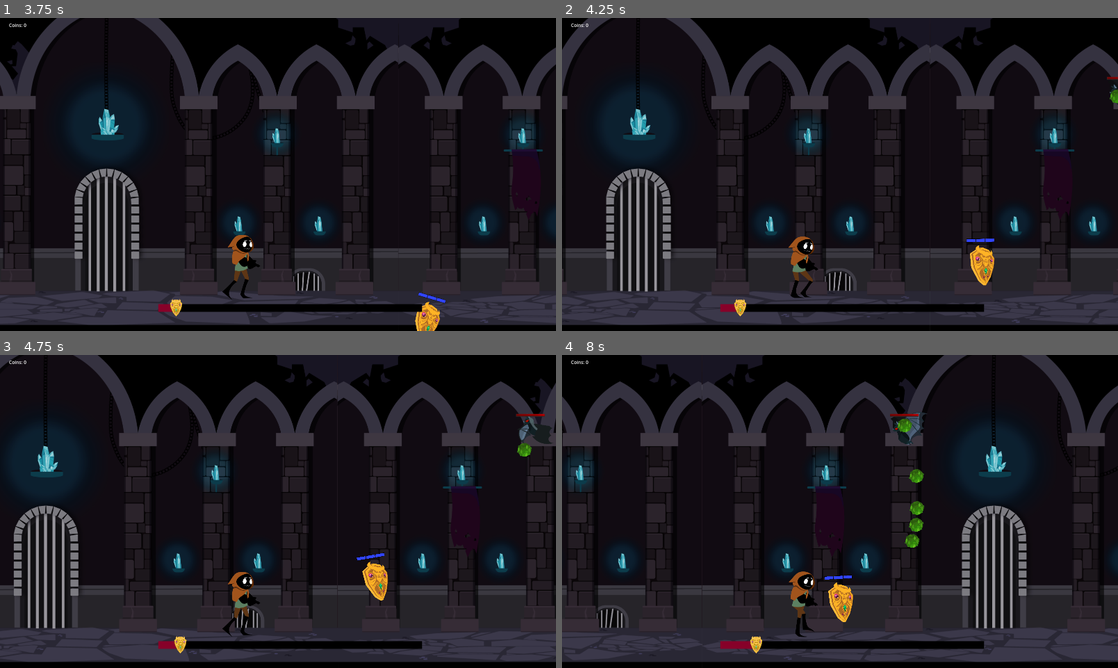
Above: before the commit, frames 1-4 (two rows, left to right).
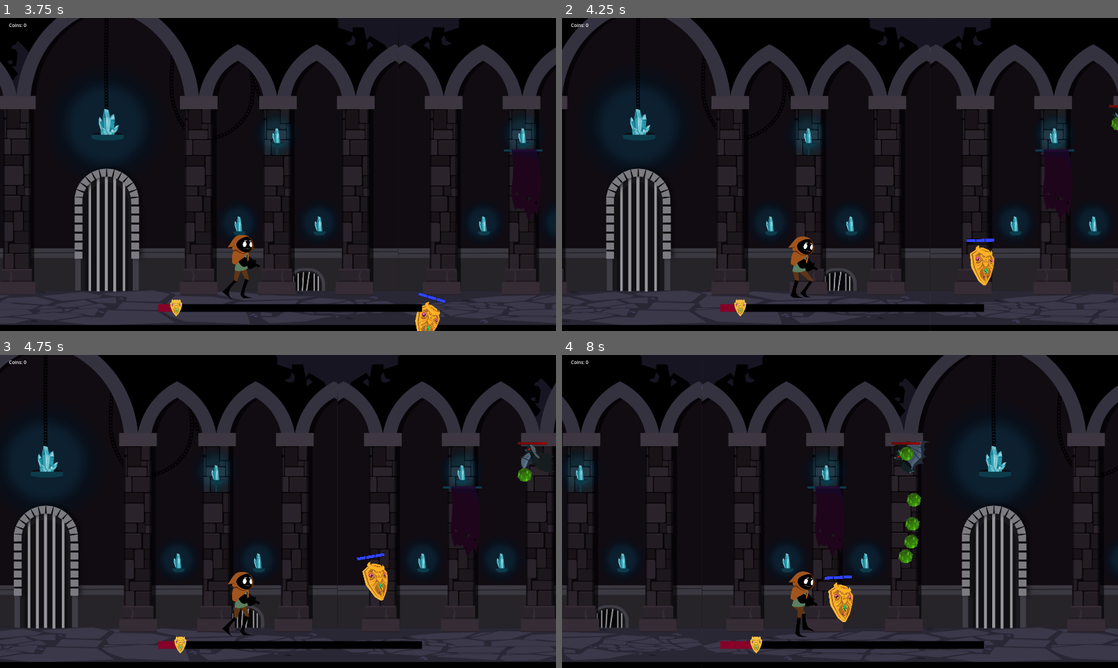
Above: after the commit, the same moments.

Repository: Cookie-Tin-Studios/Heroes-Shield
Game: Godot game, scene res://scenes/menu/main_menu.tscn
Two runs of this game, one before a commit and one after it. Both use one fixed random seed, a clock stepped at 60 frames per second and the inputs below.
Inputs (mouse positions are in pixels of both pictures, inside the frame that each line leads up to):
- Up to frame 1 (3.75 s): click "Start" at 0.5 s; move the mouse to (400, 158) at 1.27 s; hold Right (ui_right) 1.28-2.03 s; click (400, 158) at 1.35 s; move the mouse to (166, 190) at 2.02 s; hold Down (ui_down) 2.03-2.78 s; click (166, 190) at 2.1 s; move the mouse to (333, 105) at 2.77 s; hold Right (ui_right) 2.78-3.53 s; tap Space (shield_dash) at 2.85 s; click (333, 105) at 3.05 s; move the mouse to (250, 237) at 3.52 s; hold Up (ui_up) from 3.53 s (still down); click (250, 237) at 3.6 s
- Up to frame 2 (4.25 s): keep holding Up (ui_up)
- Up to frame 3 (4.75 s): move the mouse to (444, 558) at 4.27 s; release Up (ui_up) at 4.28 s; hold Left (ui_left) from 4.28 s (still down); click (444, 558) at 4.35 s
- Up to frame 4 (8 s): move the mouse to (673, 464) at 5.02 s; tap Space (shield_dash) at 5.1, 7.35 s; click (673, 464) at 5.3 s; move the mouse to (867, 511) at 5.77 s; release Left (ui_left) at 5.78 s; hold Down (ui_down) 5.78-6.53 s; click (867, 511) at 5.85 s; move the mouse to (756, 433) at 6.52 s; hold Right (ui_right) 6.53-7.28 s; click (756, 433) at 6.6 s; move the mouse to (962, 495) at 7.27 s; hold Up (ui_up) from 7.28 s (still down); click (962, 495) at 7.55 s

Frame 1 is identical in both runs. In frame 2, 0.2% of the frame differs, in the area x 98-100%, y 18-36%; in frame 3, 0.6%; in frame 4, 1.2%, in the area x 59-67%, y 18-67%.

Commit message:
Fix spawners

Diff:
--- a/scenes/goblin.tscn
+++ b/scenes/goblin.tscn
@@ -102,6 +102,7 @@
 [node name="ParryTimer" type="Timer" parent="."]
 
 [node name="AttackTimer" type="Timer" parent="."]
+wait_time = 0.2
 
 [node name="physical" type="CollisionShape2D" parent="."]
 position = Vector2(37, 12)
--- a/scenes/levels/level1.tscn
+++ b/scenes/levels/level1.tscn
@@ -16,6 +16,17 @@
 [node name="Shield" parent="." instance=ExtResource("1_mxbng")]
 z_index = 12
 position = Vector2(1937, 1595)
+max_health = 3
+isInvincible = false
+acceleration = 4000.0
+deceleration = 6000.0
+friction = 0.8
+speed = 800.0
+speed_multiplier = 1.0
+dash_speed = 3000.0
+dash_duration = 0.5
+dash_cooldown = 1.0
+dash_damage = 1
 
 [node name="pause_menu" parent="." instance=ExtResource("2_02mv8")]
 
@@ -25,15 +36,16 @@
 position = Vector2(1656, 1732)
 
 [node name="GoblinSpawner" parent="Idiot_hero" instance=ExtResource("4_ens06")]
-position = Vector2(2404, 105)
+position = Vector2(2405, 87)
 spawn_interval = 5.0
 
 [node name="BatSpawner" parent="Idiot_hero" instance=ExtResource("6_nvnt7")]
-position = Vector2(2394, -1175)
+position = Vector2(2407, -980)
+scale = Vector2(1, 1.5)
 spawn_interval = 3.0
 
 [node name="PowerUpSpawningZone" parent="Idiot_hero" instance=ExtResource("5_u454n")]
-position = Vector2(2317, -973)
+position = Vector2(2330, -730)
 scale = Vector2(1, 2)
 
 [node name="Camera2D" type="Camera2D" parent="Idiot_hero"]
--- a/scripts/goblin.gd
+++ b/scripts/goblin.gd
@@ -2,8 +2,8 @@
 
 @export var attack_damage: int = 1
 @export var attack_range: float = 100.0
-@export var attack_cooldown: float = 2.5
-@export var parry_window: float = 2.0
+@export var attack_cooldown: float = 1.0
+@export var parry_window: float = 1.0
 
 var is_attacking = false
 var is_parried = false
--- a/scripts/mobs/mob_base.gd
+++ b/scripts/mobs/mob_base.gd
@@ -55,7 +55,7 @@
 	# Update position based on movement speed
 	position.x += movement_speed * delta
 
-	remon_on_camera_exit()
+	remove_on_camera_exit()
 
 func coin_explosion() -> void:
 	for i in range(coins_dropped):
@@ -67,7 +67,7 @@
 		coin_sprite.linear_velocity = Vector2(8000, 0).rotated(randf_range(0.0, TAU))
 		coin_sprite.despawn.connect(func(): Globals.add_coins(1))
 
-func remon_on_camera_exit() -> void:
+func remove_on_camera_exit() -> void:
 	# Get the active Camera2D
 	var camera = get_viewport().get_camera_2d()
 	if not camera:
--- a/scripts/powerups/health_power_up.gd
+++ b/scripts/powerups/health_power_up.gd
@@ -20,3 +20,18 @@
 
 func _physics_process(delta: float) -> void:
 	position.x += movement_speed * delta
+	remove_on_camera_exit()
+
+
+func remove_on_camera_exit() -> void:
+	# Get the active Camera2D
+	var camera = get_viewport().get_camera_2d()
+	if not camera:
+		return
+
+	# Calculate the camera's visible area in world coordinates
+	var camera_rect = Rect2(camera.global_position - (get_viewport_rect().size / 2) / camera.zoom, get_viewport_rect().size / camera.zoom)
+
+	# Clamp the character's position within the camera's visible area
+	if position.x < camera_rect.position.x:
+		queue_free()
--- a/scripts/powerups/invincibility_power_up.gd
+++ b/scripts/powerups/invincibility_power_up.gd
@@ -16,3 +16,18 @@
 
 func _physics_process(delta: float) -> void:
 	position.x += movement_speed * delta
+	remove_on_camera_exit()
+
+
+func remove_on_camera_exit() -> void:
+	# Get the active Camera2D
+	var camera = get_viewport().get_camera_2d()
+	if not camera:
+		return
+
+	# Calculate the camera's visible area in world coordinates
+	var camera_rect = Rect2(camera.global_position - (get_viewport_rect().size / 2) / camera.zoom, get_viewport_rect().size / camera.zoom)
+
+	# Clamp the character's position within the camera's visible area
+	if position.x < camera_rect.position.x:
+		queue_free()
--- a/scripts/powerups/movement_power_up.gd
+++ b/scripts/powerups/movement_power_up.gd
@@ -21,3 +21,18 @@
 
 func _physics_process(delta: float) -> void:
 	position.x += movement_speed * delta
+	remove_on_camera_exit()
+
+
+func remove_on_camera_exit() -> void:
+	# Get the active Camera2D
+	var camera = get_viewport().get_camera_2d()
+	if not camera:
+		return
+
+	# Calculate the camera's visible area in world coordinates
+	var camera_rect = Rect2(camera.global_position - (get_viewport_rect().size / 2) / camera.zoom, get_viewport_rect().size / camera.zoom)
+
+	# Clamp the character's position within the camera's visible area
+	if position.x < camera_rect.position.x:
+		queue_free()
--- a/scripts/shield/shield.gd
+++ b/scripts/shield/shield.gd
@@ -12,6 +12,7 @@
 @export var friction: float = 0.8
 @export var speed: float = 800
 @export var speed_multiplier: float = 1.0
+var original_friction = friction
 
 # Reference to a "hero" node (for movement/flipping), but NOT used for parry direction
 @export var idiot_hero: Node
@@ -34,9 +35,11 @@
 var can_dash: bool = true
 var dash_timer: float = 0.0
 
+
 func _ready() -> void:
 	# Initialize health
 	current_health = max_health
+	original_friction = friction
 
 	# Movement Upgrades
 	if Globals.movementSpeed1 in Globals.unlocked_upgrades[Globals.movementCategory]:
@@ -151,17 +154,14 @@
 	print("Character has died!")
 	queue_free()
 
-#func _on_area_2d_body_entered(body: Node2D) -> void:
-	#if body.is_in_group("projectiles"):
-		#take_damage(1)
-		#body.queue_free()  # Destroy the projectile
-
 ########################################################################
 # SPEED BOOST
 ########################################################################
 
 func apply_speed_boost(boost_factor: float, duration: float) -> void:
 	speed_multiplier *= boost_factor
+	original_friction = friction
+	friction *= 1.5 # Increase friction to reduce floatiness
 
 	var timer := Timer.new()
 	timer.wait_time = duration
@@ -169,14 +169,12 @@
 	add_child(timer)
 	timer.start()
 
-	# Create a Callable for the revert_speed_boost method, binding the boost_factor.
 	var revert_callable = Callable(self, "revert_speed_boost").bind(boost_factor)
-
-	# Connect the timeout signal to that Callable
 	timer.timeout.connect(revert_callable)
 
 func revert_speed_boost(boost_factor: float) -> void:
 	speed_multiplier /= boost_factor
+	friction = original_friction  # Restore friction
 
 
 ########################################################################
--- a/scripts/spawners/bat_spawner.gd
+++ b/scripts/spawners/bat_spawner.gd
@@ -6,6 +6,8 @@
 var spawned_mobs: Array = []
 
 func _ready() -> void:
+	# Seed the random number generator
+	randomize()
 	spawn_mob_timer()
 
 func spawn_mob_timer() -> void:
--- a/scripts/spawners/goblin_spawner.gd
+++ b/scripts/spawners/goblin_spawner.gd
@@ -6,6 +6,7 @@
 var spawned_mobs: Array = []
 
 func _ready() -> void:
+	randomize()
 	spawn_mob_timer()
 
 func spawn_mob_timer() -> void:
--- a/scripts/spawners/powerup_spawner.gd
+++ b/scripts/spawners/powerup_spawner.gd
@@ -9,6 +9,7 @@
 var spawned_power_ups: Array = []
 
 func _ready() -> void:
+	randomize()
 	spawn_mob_timer()
 
 func spawn_mob_timer() -> void:
Not shown: 1 places in scenes/levels/level1.tscn that only renumber resources
